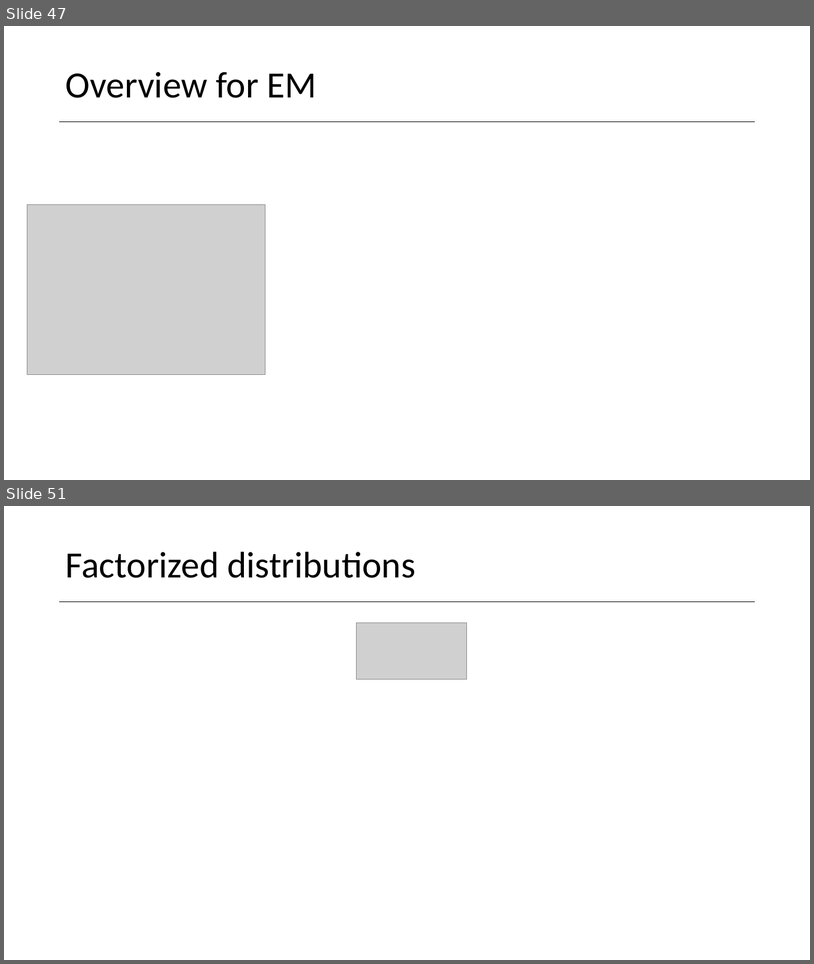
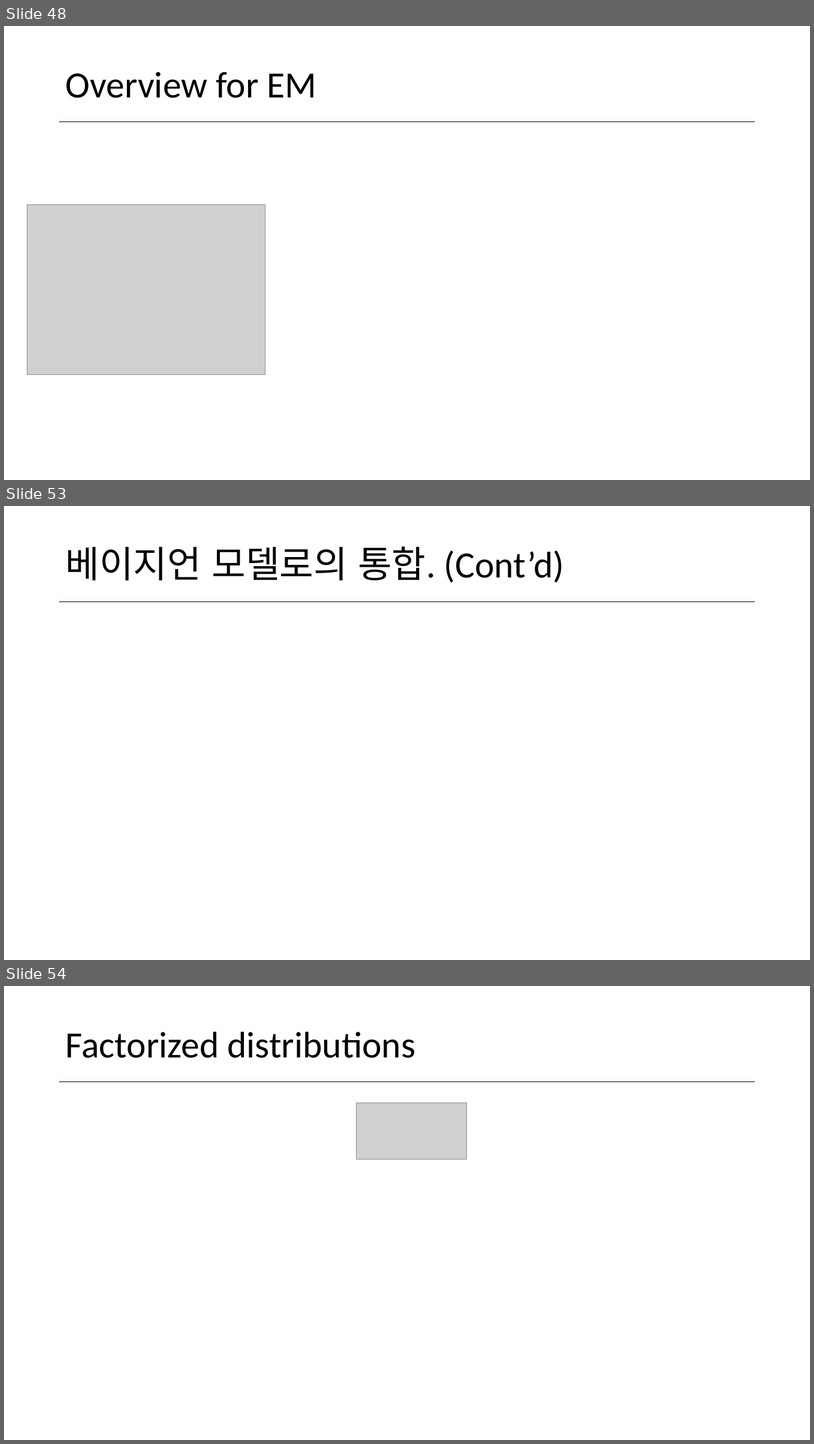
Before and after one commit to norman3/vi, a slide deck: vi.pptx. Shown one above the other, each under a label of ours: slides 47 and 51 before the commit, slides 48, 53 and 54 after it; the slides between them are not shown. The pictures are 814x964 and 814x1444 pixels, drawn with LibreOffice and Linux fonts; fonts in the diff are those of the drawing; grey boxes stand for pictures. Boxes give left, top, right and bottom in pixels: in the first picture for what was removed or moved away, otherwise in the second. Text is boxed around its words. In the diff, an @@ line names an element or a change of style, - is before the commit and + after.

```diff
--- a/vi.pptx
+++ b/vi.pptx
@@ slide 53 added at (4, 506, 810, 960), background #FFFFFF; not listed: 1 template element that a slide beside it also shows @@
@@ title added at (65, 546, 565, 583), 44 pt, text #000000 @@
+베이지언 모델로의 통합. (Cont’d)
@@ what was slide 47 is now slide 48 @@
@@ what was slide 51 is now slide 54 @@
```
Also in this commit, not shown: 3 slides changed, 2 other slides added, 1 other file.
